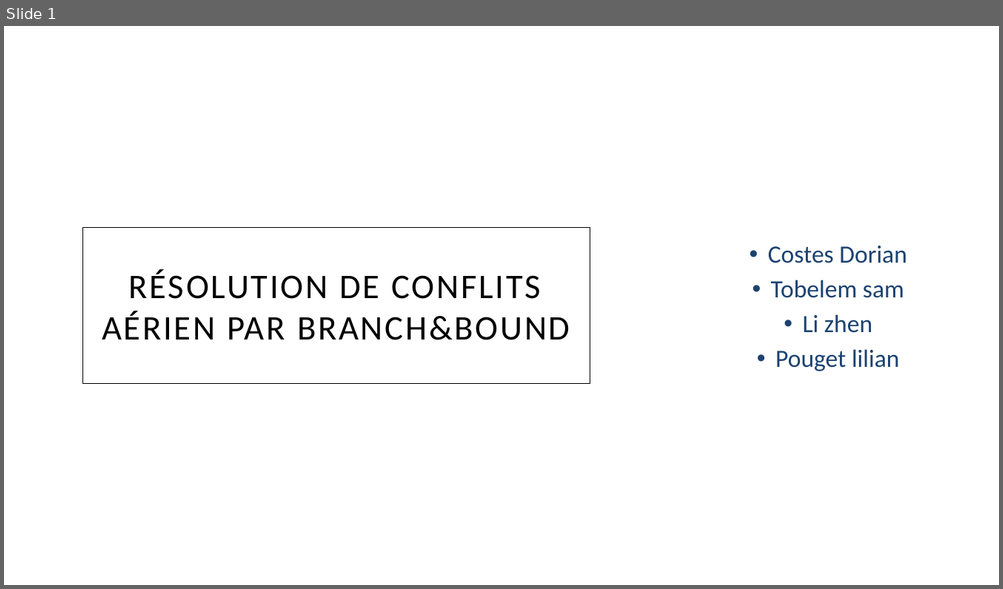
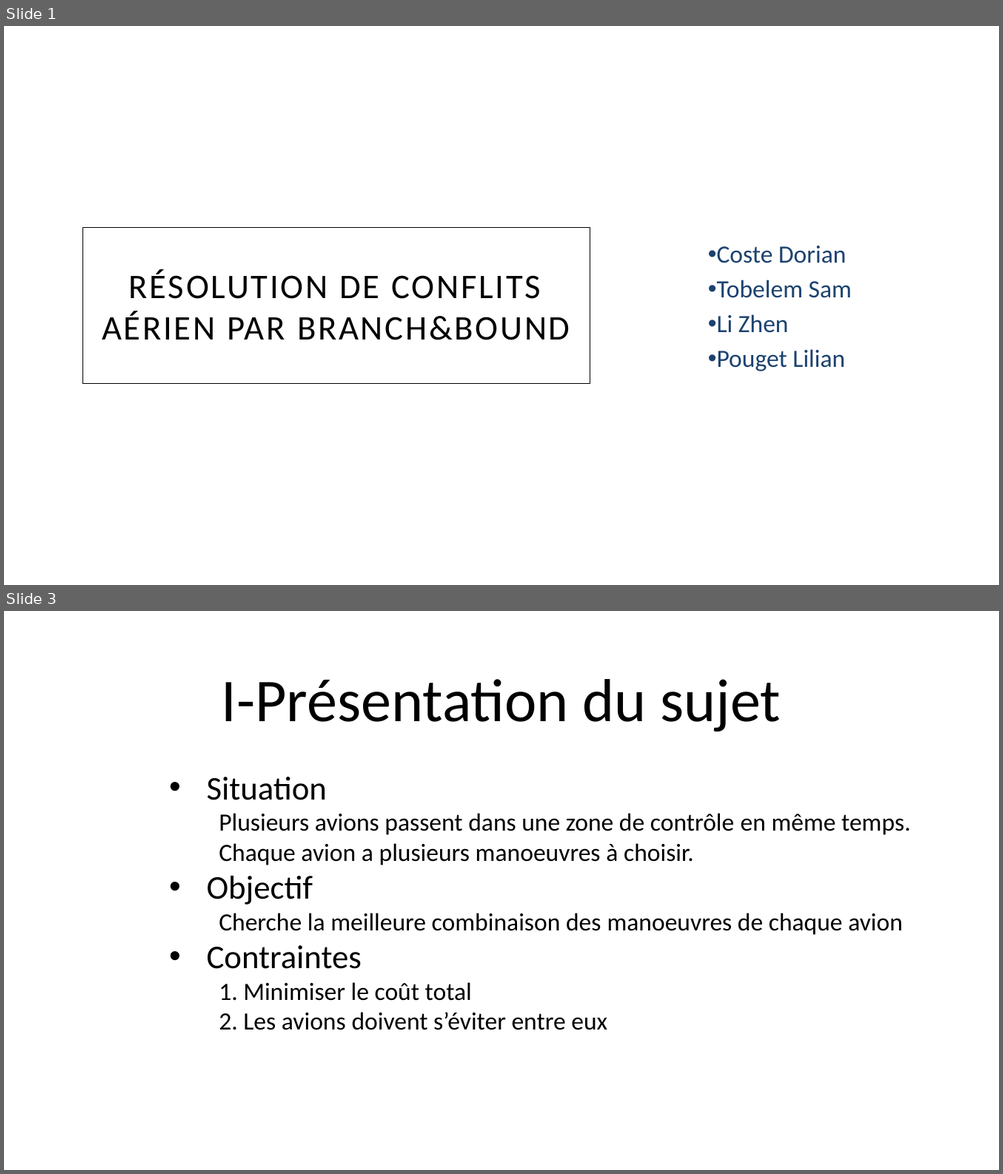
Before and after one commit to doriancoste/conflicts_resolution, a slide deck: template.pptx. Shown one above the other, each under a label of ours: slide 1 before the commit, slides 1 and 3 after it; the slides between them are not shown. The pictures are 1003x589 and 1003x1174 pixels, drawn with LibreOffice and Linux fonts; fonts in the diff are those of the drawing; background and template pictures are left out. Boxes give left, top, right and bottom in pixels: in the first picture for what was removed or moved away, otherwise in the second. Text is boxed around its words. In the diff, an @@ line names an element or a change of style, - is before the commit and + after.

```diff
--- a/template.pptx
+++ b/template.pptx
@@ slide 3 added at (x1=4, y1=611, x2=999, y2=1170), background picture (left out) @@
@@ title added at (x1=222, y1=679, x2=780, y2=732), 44 pt, text #000000 @@
+I-Présentation du sujet
@@ text added at (x1=207, y1=777, x2=910, y2=1031), 18 pt, text #000000 @@
+• Situation
+  Plusieurs avions passent dans une zone de contrôle en même temps.
+  Chaque avion a plusieurs manoeuvres à choisir.
+• Objectif
+  Cherche la meilleure combinaison des manoeuvres de chaque avion
+• Contraintes
+  1. Minimiser le coût total
+  2. Les avions doivent s’éviter entre eux
@@ slide 1 changed as well @@
@@ subtitle at (x1=717, y1=246, x2=851, y2=372): text changed @@
-• Costes Dorian
-• Tobelem sam
-• Li zhen
-• Pouget lilian
+• Coste Dorian
+• Tobelem Sam
+• Li Zhen
+• Pouget Lilian
```
Also in this commit, not shown: 2 other slides changed, 13 other slides added, 5 slides removed, 2 other files.
